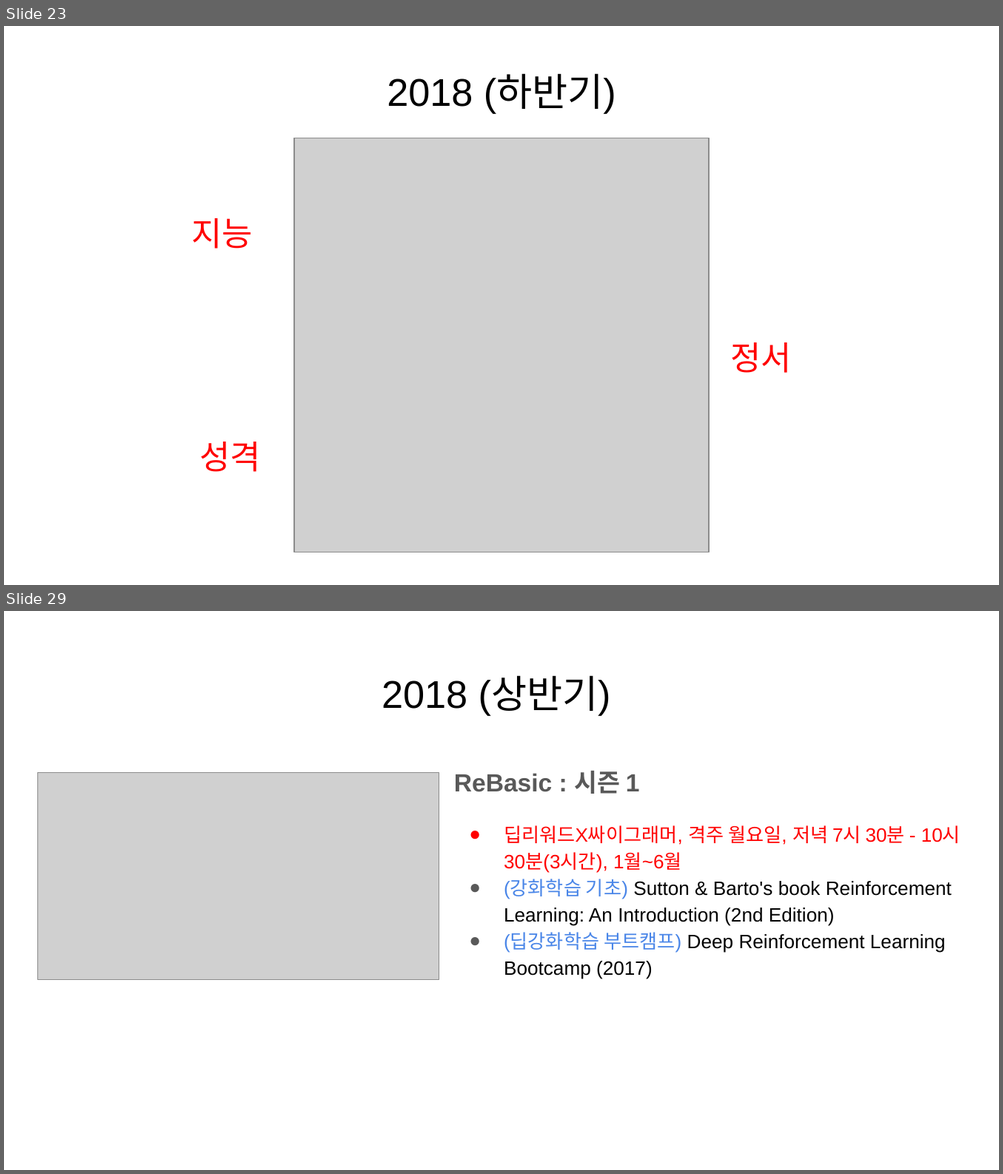
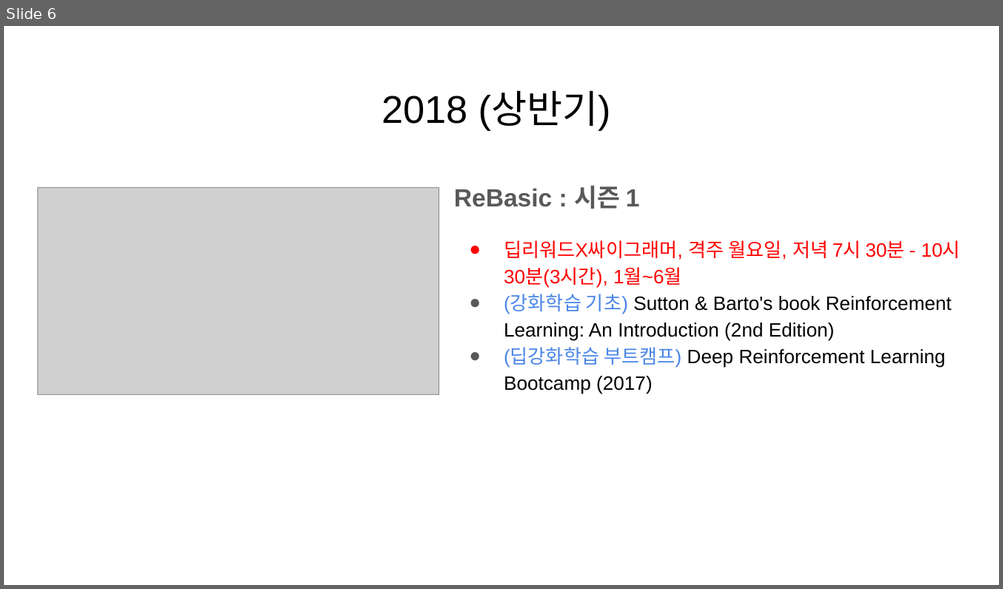
Before and after one commit to KaggleBreak/studybreak, a slide deck: 2017/presentation/study/딥리워드_소개_스터디뽀개기2017.pptx. Shown one above the other, each under a label of ours: slides 23 and 29 before the commit, slide 6 after it; the slides between them are not shown. The pictures are 1003x1174 and 1003x589 pixels, drawn with LibreOffice and Linux fonts; fonts in the diff are those of the drawing; grey boxes stand for pictures. Boxes give left, top, right and bottom in pixels: in the first picture for what was removed or moved away, otherwise in the second. Text is boxed around its words. In the diff, an @@ line names an element or a change of style, - is before the commit and + after.

```diff
--- a/2017/presentation/study/딥리워드_소개_스터디뽀개기2017.pptx
+++ b/2017/presentation/study/딥리워드_소개_스터디뽀개기2017.pptx
@@ slide 23 removed at (x1=4, y1=26, x2=999, y2=585), background #FFFFFF @@
@@ title removed at (x1=387, y1=75, x2=616, y2=113) @@
-2018 (하반기)
@@ picture removed at (x1=294, y1=138, x2=709, y2=553) @@
@@ text removed at (x1=191, y1=218, x2=252, y2=249) @@
-지능
@@ text removed at (x1=730, y1=343, x2=791, y2=373) @@
-정서
@@ text removed at (x1=200, y1=442, x2=261, y2=472) @@
-성격
@@ what was slide 29 is now slide 6 @@
```
Also in this commit, not shown: 1 slide changed, 2 slides added, 26 other slides removed, 1 other file.
